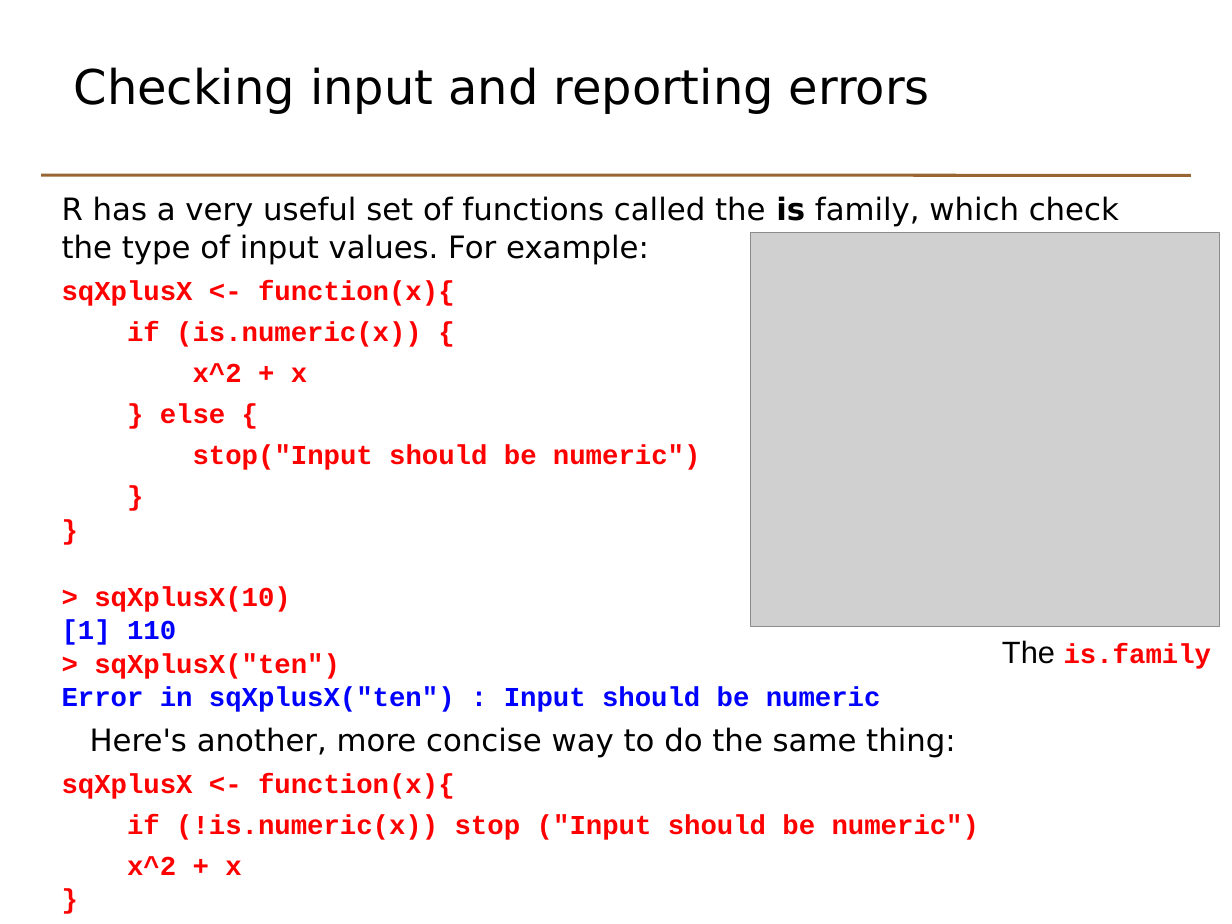
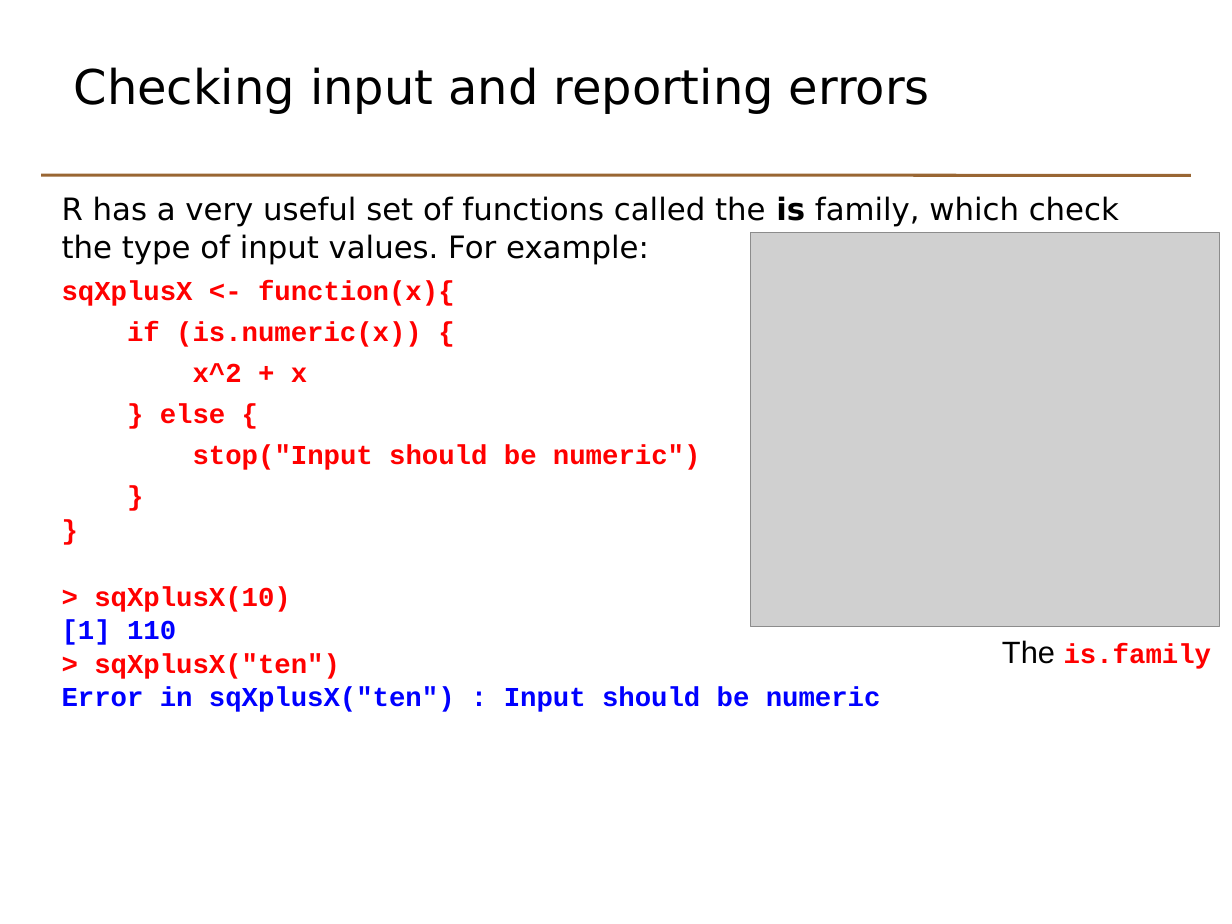
Before and after one commit to johnomics/basicr, a slide deck: slide 31 of Basic_R_Day_2_slides.odp (slide 38 before the commit). Drawn at 1232x924 pixels with LibreOffice and Linux fonts; fonts in the diff are those of the drawing; grey boxes stand for pictures. Boxes give left, top, right and bottom in pixels: in the first picture for what was removed or moved away, otherwise in the second. Text is boxed around its words. In the diff, an @@ line names an element or a change of style, - is before the commit and + after.

```diff
--- a/Basic_R_Day_2_slides.odp
+++ b/Basic_R_Day_2_slides.odp
@@ text at <box>62,727,979,840</box>: paragraphs removed @@
-Here's another, more concise way to do the same thing:
-sqXplusX <- function(x){
-if (!is.numeric(x)) stop ("Input should be numeric")
-x^2 + x
-}
```
Also in this commit, not shown: 22 other slides changed, 1 slide added, 11 slides removed, 15 other files.
